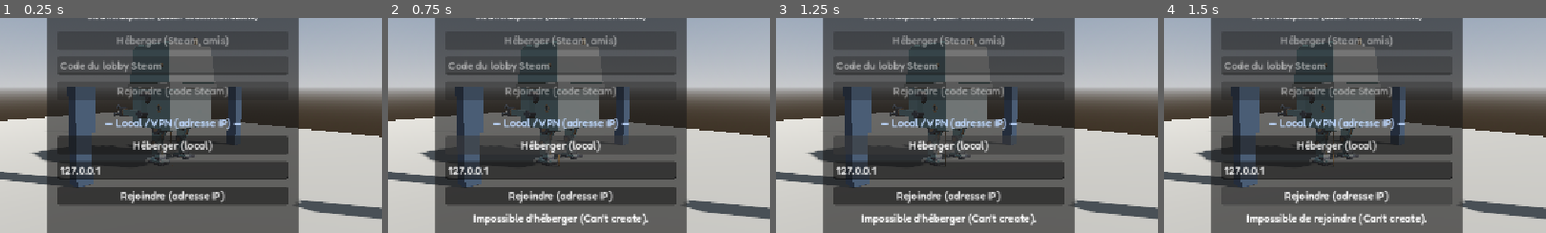
Above: before the commit, frames 1-4 (left to right).
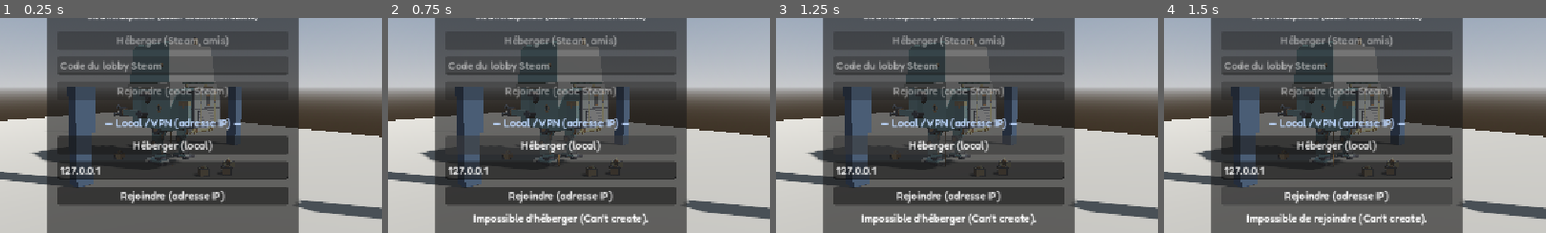
Above: after the commit, the same moments.

Repository: Marchma0/Robot-The-Bot
Game: Godot game, scene res://scenes/main/main.tscn
The game is run twice, just before and just after one commit, with the same random seed, the same clock (stepped at 60 frames per second) and the same inputs.
Inputs:
- Up to frame 1 (0.25 s): no input
- Up to frame 2 (0.75 s): click "Héberger (local)" at 0.5 s
- Up to frame 3 (1.25 s): no input
- Up to frame 4 (1.5 s): click "Rejoindre (adresse IP)" at 1.25 s
The pictures show only the part of the screen within x 27-77%, y 30-80%; the shares and areas given below are measured in that part.

The runs differ from the first frame. In frame 1, 1.7% of the frame differs, in the area x 40-61%, y 30-70%; in frame 2, 1.7%; in frame 3, 1.7%; in frame 4, 1.7%.

Commit message:
M10 : gros sac à dos modulaire, animation de rangement et inventaire synchronisé

Diff:
--- a/scenes/levels/test_ground.tscn
+++ b/scenes/levels/test_ground.tscn
@@ -1,4 +1,6 @@
 [gd_scene format=3]
+
+[ext_resource type="PackedScene" path="res://scenes/props/cargo_crate.tscn" id="1_crate"]
 
 [sub_resource type="ProceduralSkyMaterial" id="ProceduralSkyMaterial_sky"]
 
@@ -96,3 +98,17 @@
 [node name="Pillar12" type="MeshInstance3D" parent="Pillars"]
 transform = Transform3D(1, 0, 0, 0, 1, 0, 0, 0, 1, -17, 3, 17)
 mesh = SubResource("BoxMesh_pillar")
+
+[node name="CargoCrates" type="Node3D" parent="."]
+
+[node name="Crate1" parent="CargoCrates" instance=ExtResource("1_crate")]
+transform = Transform3D(0.939693, 0, 0.34202, 0, 1, 0, -0.34202, 0, 0.939693, 12.2, 0, -3.5)
+
+[node name="Crate2" parent="CargoCrates" instance=ExtResource("1_crate")]
+transform = Transform3D(0.866025, 0, -0.5, 0, 1, 0, 0.5, 0, 0.866025, 13.6, 0, 4.3)
+
+[node name="Crate3" parent="CargoCrates" instance=ExtResource("1_crate")]
+transform = Transform3D(0.984808, 0, 0.173648, 0, 1, 0, -0.173648, 0, 0.984808, 16.3, 0, 4.5)
+
+[node name="Crate4" parent="CargoCrates" instance=ExtResource("1_crate")]
+transform = Transform3D(0.766044, 0, 0.642788, 0, 1, 0, -0.642788, 0, 0.766044, 15.0, 0, 5.2)
--- a/scenes/mecha/mecha.tscn
+++ b/scenes/mecha/mecha.tscn
@@ -19,6 +19,7 @@
 [ext_resource type="PackedScene" path="res://scenes/mecha/legs.tscn" id="17_legs"]
 [ext_resource type="Script" path="res://scripts/mecha/qte_sequence.gd" id="18_qte"]
 [ext_resource type="PackedScene" path="res://scenes/mecha/controls/leg_dashboard.tscn" id="19_dash"]
+[ext_resource type="PackedScene" path="res://scenes/mecha/props/backpack.tscn" id="20_backpack"]
 
 [sub_resource type="ShaderMaterial" id="ShaderMaterial_tv"]
 shader = ExtResource("10_tv")
@@ -450,6 +451,9 @@
 
 [node name="InteriorHead" parent="." instance=ExtResource("14_head")]
 
+[node name="Backpack" parent="." instance=ExtResource("20_backpack")]
+transform = Transform3D(1, 0, 0, 0, 1, 0, 0, 0, 1, 0, 2.55, 2.1)
+
 [node name="Props" type="Node3D" parent="."]
 
 [node name="PropsSpawner" type="MultiplayerSpawner" parent="."]
--- /dev/null
+++ b/scenes/mecha/props/backpack.tscn
@@ -0,0 +1,72 @@
+[gd_scene format=3]
+
+[ext_resource type="Script" path="res://scripts/mecha/backpack.gd" id="1_backpack"]
+[ext_resource type="PackedScene" path="res://assets/models/props/backpack.glb" id="2_body_glb"]
+[ext_resource type="PackedScene" path="res://assets/models/props/backpack_lid.glb" id="3_lid_glb"]
+
+[sub_resource type="BoxMesh" id="BoxMesh_gauge"]
+size = Vector3(0.38, 0.64, 0.025)
+
+[sub_resource type="BoxShape3D" id="BoxShape3D_body"]
+size = Vector3(3.2, 2.52, 1.2)
+
+[sub_resource type="BoxShape3D" id="BoxShape3D_catch"]
+size = Vector3(3.5, 2.9, 1.6)
+
+[sub_resource type="SceneReplicationConfig" id="SceneReplicationConfig_backpack"]
+properties/0/path = NodePath(".:stored_items")
+properties/0/spawn = true
+properties/0/replication_mode = 2
+
+[node name="Backpack" type="Node3D"]
+script = ExtResource("1_backpack")
+
+[node name="Model" parent="." instance=ExtResource("2_body_glb")]
+
+[node name="LidPivot" type="Node3D" parent="."]
+unique_name_in_owner = true
+transform = Transform3D(1, 0, 0, 0, 1, 0, 0, 0, 1, 0, 2.52, 0.32)
+
+[node name="LidModel" parent="LidPivot" instance=ExtResource("3_lid_glb")]
+
+[node name="CargoPile" type="Node3D" parent="."]
+unique_name_in_owner = true
+transform = Transform3D(1, 0, 0, 0, 1, 0, 0, 0, 1, 0, 1.69, 0.855)
+
+[node name="FlyingItems" type="Node3D" parent="."]
+unique_name_in_owner = true
+
+[node name="GaugeBar" type="MeshInstance3D" parent="."]
+unique_name_in_owner = true
+transform = Transform3D(1, 0, 0, 0, 1, 0, 0, 0, 1, 0, 1.92, 1.483)
+visible = false
+mesh = SubResource("BoxMesh_gauge")
+
+[node name="CounterLabel" type="Label3D" parent="."]
+unique_name_in_owner = true
+transform = Transform3D(1, 0, 0, 0, 1, 0, 0, 0, 1, 0, 2.38, 1.49)
+pixel_size = 0.0035
+text = "0 / 10"
+font_size = 44
+outline_size = 10
+modulate = Color(0.95, 0.88, 0.72, 1)
+
+[node name="Body" type="AnimatableBody3D" parent="."]
+sync_to_physics = false
+
+[node name="CollisionShape3D" type="CollisionShape3D" parent="Body"]
+transform = Transform3D(1, 0, 0, 0, 1, 0, 0, 0, 1, 0, 1.26, 0.85)
+shape = SubResource("BoxShape3D_body")
+
+[node name="CatchZone" type="Area3D" parent="."]
+unique_name_in_owner = true
+collision_layer = 0
+collision_mask = 9
+monitorable = false
+
+[node name="CollisionShape3D" type="CollisionShape3D" parent="CatchZone"]
+transform = Transform3D(1, 0, 0, 0, 1, 0, 0, 0, 1, 0, 1.55, 0.9)
+shape = SubResource("BoxShape3D_catch")
+
+[node name="MultiplayerSynchronizer" type="MultiplayerSynchronizer" parent="."]
+replication_config = SubResource("SceneReplicationConfig_backpack")
--- /dev/null
+++ b/scenes/props/cargo_crate.tscn
@@ -0,0 +1,34 @@
+[gd_scene format=3]
+
+[ext_resource type="Script" path="res://scripts/props/cargo_crate.gd" id="1_crate"]
+[ext_resource type="Script" path="res://scripts/props/cargo_crate_handle.gd" id="2_handle"]
+[ext_resource type="PackedScene" path="res://assets/models/props/cargo_crate.glb" id="3_model"]
+
+[sub_resource type="BoxShape3D" id="BoxShape3D_body"]
+size = Vector3(0.68, 0.66, 0.68)
+
+[sub_resource type="BoxShape3D" id="BoxShape3D_pick"]
+size = Vector3(0.84, 0.82, 0.84)
+
+[node name="CargoCrate" type="RigidBody3D"]
+collision_layer = 9
+mass = 2.0
+script = ExtResource("1_crate")
+
+[node name="CollisionShape3D" type="CollisionShape3D" parent="."]
+transform = Transform3D(1, 0, 0, 0, 1, 0, 0, 0, 1, 0, 0.33, 0)
+shape = SubResource("BoxShape3D_body")
+
+[node name="Model" parent="." instance=ExtResource("3_model")]
+unique_name_in_owner = true
+
+[node name="Handle" type="Area3D" parent="." node_paths=PackedStringArray("crate")]
+script = ExtResource("2_handle")
+display_name = "Caisse de minerai"
+reach = 5.5
+show_debug = false
+crate = NodePath("..")
+
+[node name="CollisionShape3D" type="CollisionShape3D" parent="Handle"]
+transform = Transform3D(1, 0, 0, 0, 1, 0, 0, 0, 1, 0, 0.36, 0)
+shape = SubResource("BoxShape3D_pick")
--- a/scripts/interaction/interactor.gd
+++ b/scripts/interaction/interactor.gd
@@ -158,6 +158,9 @@
 		_poop_wait = 0.0
 		_poop.request_pick.rpc_id(1)
 		button_pressed.emit()
+	elif _target is CargoCrateHandle and (press or grab) and free_hands:
+		(_target as CargoCrateHandle).crate.request_collect.rpc_id(1)
+		button_pressed.emit()
 	elif _target is PushButton and (press or grab):
 		(_target as PushButton).request_press.rpc_id(1)
 		button_pressed.emit()
--- /dev/null
+++ b/scripts/mecha/backpack.gd
@@ -0,0 +1,273 @@
+class_name Backpack
+extends Node3D
+## Gros sac à dos du mécha (M10 — Inventaire), fixé dans le dos du ventre.
+## Reçoit automatiquement les objets attrapés (grappin M9, caisses de ravitaillement,
+## ou objets lancés dans son ouverture) avec une animation de rangement :
+## le couvercle s'ouvre, l'objet décrit un arc par-dessus l'épaule jusque dans le sac,
+## le tas intérieur et la jauge arrière montent, puis le couvercle se referme.
+##
+## Réseau : l'hôte est seul autoritaire sur `stored_items` (répliqué par MultiplayerSynchronizer)
+## et déclenche l'animation chez tous les peers via `play_store_animation` (aucune position
+## d'animation envoyée en continu).
+
+signal item_stored(item_kind: String, total_count: int)
+
+const CRATE_MODEL: PackedScene = preload("res://assets/models/props/cargo_crate.glb")
+const LID_OPEN_ANGLE: float = -deg_to_rad(72.0)
+const PHASE_RISE_END: float = 0.52
+const PHASE_DROP_END: float = 0.92
+const SHOULDER_LOCAL_POS: Vector3 = Vector3(-0.95, 3.15, 0.45)
+const HOVER_LOCAL_POS: Vector3 = Vector3(0.0, 3.35, 0.88)
+const WELL_BASE_POS: Vector3 = Vector3(0.0, 1.72, 0.88)
+const WELL_TOP_POS: Vector3 = Vector3(0.0, 2.32, 0.88)
+const GAUGE_HEIGHT: float = 0.64
+
+## Capacité maximale du sac à dos (nombre d'objets).
+@export var max_capacity: int = 10
+## Vitesse d'ouverture / fermeture du couvercle (rad/s).
+@export var lid_speed: float = 7.5
+
+## Liste des types d'objets rangés ("crate", "ore", "poop", "poop_gold"…). Autorité : hôte.
+var stored_items: PackedStringArray = PackedStringArray():
+	set(value):
+		stored_items = value
+		if is_node_ready():
+			_refresh_inventory_visuals()
+
+var _lid_open_timer: float = 0.0
+var _lid_angle: float = 0.0
+var _pile_bounce: float = 0.0
+var _flights: Array[Dictionary] = []
+var _gauge_mat: StandardMaterial3D
+
+@onready var _lid_pivot: Node3D = %LidPivot
+@onready var _cargo_pile: Node3D = %CargoPile
+@onready var _flying_items: Node3D = %FlyingItems
+@onready var _gauge_bar: MeshInstance3D = %GaugeBar
+@onready var _counter_label: Label3D = %CounterLabel
+@onready var _catch_zone: Area3D = %CatchZone
+
+
+func _ready() -> void:
+	add_to_group(&"backpacks")
+	_setup_gauge_material()
+	_catch_zone.body_entered.connect(_on_catch_zone_body_entered)
+	NetworkManager.session_ended.connect(_on_session_ended)
+	_refresh_inventory_visuals()
+
+
+func _physics_process(delta: float) -> void:
+	if _lid_open_timer > 0.0:
+		_lid_open_timer = maxf(0.0, _lid_open_timer - delta)
+	var target_angle: float = LID_OPEN_ANGLE if (_lid_open_timer > 0.0 or not _flights.is_empty()) else 0.0
+	_lid_angle = move_toward(_lid_angle, target_angle, lid_speed * delta)
+	_lid_pivot.rotation.x = _lid_angle
+
+	if _pile_bounce > 0.0:
+		_pile_bounce = maxf(0.0, _pile_bounce - delta * 3.5)
+		var pulse: float = 1.0 + 0.14 * sin(_pile_bounce * PI)
+		_cargo_pile.scale = Vector3(1.0, pulse, 1.0)
+	else:
+		_cargo_pile.scale = Vector3.ONE
+
+	_update_flights(delta)
+
+
+## Vrai si le sac à dos est plein.
+func is_full() -> bool:
+	return stored_items.size() >= max_capacity
+
+
+## Nombre d'objets actuellement stockés dans le sac.
+func get_item_count() -> int:
+	return stored_items.size()
+
+
+## Range un nœud du monde dans le sac (appelé sur l'hôte par le grappin M9, une caisse, ou la zone de capture).
+## Renvoie vrai si l'objet a été accepté et rangé.
+func store_node(item: Node3D, item_kind: String = "crate") -> bool:
+	if not multiplayer.is_server():
+		return false
+	if item == null or not is_instance_valid(item) or is_full():
+		return false
+	var start_local_pos: Vector3 = to_local(item.global_position)
+	var start_local_rot: Vector3 = item.rotation
+	var next_items: PackedStringArray = stored_items.duplicate()
+	next_items.append(item_kind)
+	stored_items = next_items
+	if item is Poop:
+		(item as Poop).set("_thrown", false)
+	item.queue_free()
+	play_store_animation.rpc(item_kind, start_local_pos, start_local_rot)
+	item_stored.emit(item_kind, stored_items.size())
+	return true
+
+
+## Vide le sac à dos (autoritaire sur l'hôte).
+func clear_inventory() -> void:
+	if not multiplayer.is_server():
+		return
+	stored_items = PackedStringArray()
+
+
+## Joué chez tous les peers quand l'hôte valide le rangement d'un objet.
+@rpc("authority", "call_local", "reliable")
+func play_store_animation(item_kind: String, start_local_pos: Vector3, start_local_rot: Vector3) -> void:
+	_lid_open_timer = maxf(_lid_open_timer, PHASE_DROP_END + 0.38)
+	var proxy: Node3D = _build_item_visual(item_kind)
+	_flying_items.add_child(proxy)
+	proxy.position = start_local_pos
+	proxy.rotation = start_local_rot
+	# Si l'objet part de la gauche ou de l'avant du mécha (cas du grappin M9), il passe par l'épaule gauche.
+	var shoulder: Vector3 = SHOULDER_LOCAL_POS
+	if start_local_pos.x > 0.3:
+		shoulder.x = -SHOULDER_LOCAL_POS.x
+	_flights.append({
+		"node": proxy,
+		"start_pos": start_local_pos,
+		"shoulder_pos": shoulder,
+		"start_rot": start_local_rot,
+		"time": 0.0,
+	})
+
+
+func _update_flights(delta: float) -> void:
+	var i: int = _flights.size() - 1
+	while i >= 0:
+		var flight: Dictionary = _flights[i]
+		var node: Node3D = flight["node"] as Node3D
+		if not is_instance_valid(node):
+			_flights.remove_at(i)
+			i -= 1
+			continue
+		var t: float = (flight["time"] as float) + delta
+		flight["time"] = t
+		var start_pos: Vector3 = flight["start_pos"] as Vector3
+		var shoulder_pos: Vector3 = flight["shoulder_pos"] as Vector3
+		var start_rot: Vector3 = flight["start_rot"] as Vector3
+
+		if t < PHASE_RISE_END:
+			var u: float = clampf(t / PHASE_RISE_END, 0.0, 1.0)
+			var s: float = u * u * (3.0 - 2.0 * u)
+			# Courbe de Bézier quadratique : départ -> épaule -> juste au-dessus du puits ouvert.
+			var p0: Vector3 = start_pos.lerp(shoulder_pos, s)
+			var p1: Vector3 = shoulder_pos.lerp(HOVER_LOCAL_POS, s)
+			node.position = p0.lerp(p1, s)
+			node.rotation = start_rot + Vector3(0.8 * s, 1.4 * s, 0.4 * s)
+			node.scale = Vector3.ONE
+		elif t < PHASE_DROP_END:
+			var u: float = clampf((t - PHASE_RISE_END) / (PHASE_DROP_END - PHASE_RISE_END), 0.0, 1.0)
+			var ease_in: float = u * u
+			var fill_ratio: float = clampf(float(stored_items.size()) / float(maxf(1, max_capacity)), 0.0, 1.0)
+			var target_well: Vector3 = WELL_BASE_POS.lerp(WELL_TOP_POS, fill_ratio * 0.75)
+			node.position = HOVER_LOCAL_POS.lerp(target_well, ease_in)
+			node.rotation = start_rot + Vector3(0.8 + 1.2 * u, 1.4 + 1.0 * u, 0.4)
+			node.scale = Vector3.ONE * lerpf(1.0, 0.72, u)
+		else:
+			node.queue_free()
+			_flights.remove_at(i)
+			_pile_bounce = 1.0
+			_refresh_inventory_visuals()
+		i -= 1
+
+
+func _refresh_inventory_visuals() -> void:
+	var count: int = stored_items.size()
+	var ratio: float = clampf(float(count) / float(maxf(1, max_capacity)), 0.0, 1.0)
+
+	# 1. Jauge lumineuse à l'arrière du sac
+	if _gauge_bar != null:
+		_gauge_bar.visible = count > 0
+		var h: float = maxf(0.02, GAUGE_HEIGHT * ratio)
+		_gauge_bar.scale = Vector3(1.0, maxf(0.03, ratio), 1.0)
+		_gauge_bar.position.y = 1.60 + h * 0.5
+		if _gauge_mat != null:
+			var col: Color = Color(0.25, 0.82, 0.35).lerp(Color(0.95, 0.62, 0.18), ratio)
+			_gauge_mat.albedo_color = col
+			_gauge_mat.emission = col
+
+	# 2. Compteur sur le sac
+	if _counter_label != null:
+		_counter_label.text = "%d / %d" % [count, max_capacity]
+
+	# 3. Tas d'objets visible à l'intérieur du puits quand le couvercle s'ouvre
+	if _cargo_pile != null:
+		for child: Node in _cargo_pile.get_children():
+			child.queue_free()
+		var slots: Array[Vector3] = [
+			Vector3(-0.72, 0.0, -0.18),
+			Vector3(0.0, 0.0, 0.08),
+			Vector3(0.72, 0.0, -0.14),
+			Vector3(-0.42, 0.22, 0.14),
+			Vector3(0.42, 0.22, 0.10),
+			Vector3(-0.75, 0.38, -0.05),
+			Vector3(0.0, 0.42, -0.12),
+			Vector3(0.70, 0.40, 0.06),
+			Vector3(-0.36, 0.56, 0.05),
+			Vector3(0.36, 0.58, -0.04),
+		]
+		var shown: int = mini(count, slots.size())
+		for idx: int in range(shown):
+			var kind: String = stored_items[idx]
+			var item_vis: Node3D = _build_item_visual(kind)
+			item_vis.scale = Vector3.ONE * 0.68
+			item_vis.position = slots[idx]
+			item_vis.rotation = Vector3(0.08 * float((idx % 3) - 1), 0.55 * float(idx), 0.06 * float(idx % 2))
+			_cargo_pile.add_child(item_vis)
+
+
+func _build_item_visual(item_kind: String) -> Node3D:
+	if item_kind == "poop" or item_kind == "poop_gold":
+		var holder: Node3D = Node3D.new()
+		var mesh_inst: MeshInstance3D = MeshInstance3D.new()
+		var sphere: SphereMesh = SphereMesh.new()
+		sphere.radius = 0.22
+		sphere.height = 0.38
+		mesh_inst.mesh = sphere
+		var mat: StandardMaterial3D = StandardMaterial3D.new()
+		if item_kind == "poop_gold":
+			mat.albedo_color = Color(1.0, 0.78, 0.2)
+			mat.metallic = 1.0
+			mat.roughness = 0.2
+			mat.emission_enabled = true
+			mat.emission = Color(1.0, 0.7, 0.2)
+		else:
+			mat.albedo_color = Color(0.36, 0.22, 0.11)
+			mat.roughness = 0.85
+		mesh_inst.material_override = mat
+		holder.add_child(mesh_inst)
+		return holder
+	return CRATE_MODEL.instantiate() as Node3D
+
+
+func _setup_gauge_material() -> void:
+	_gauge_mat = StandardMaterial3D.new()
+	_gauge_mat.albedo_color = Color(0.25, 0.82, 0.35)
+	_gauge_mat.roughness = 0.35
+	_gauge_mat.emission_enabled = true
+	_gauge_mat.emission = Color(0.25, 0.82, 0.35)
+	_gauge_mat.emission_energy_multiplier = 0.65
+	if _gauge_bar != null:
+		_gauge_bar.material_override = _gauge_mat
+
+
+func _on_catch_zone_body_entered(body: Node) -> void:
+	if not multiplayer.is_server() or is_full():
+		return
+	if body is Poop:
+		var poop: Poop = body as Poop
+		if poop.holder_peer_id == 0:
+			store_node(poop, "poop_gold" if poop.golden else "poop")
+	elif body is CargoCrate:
+		var crate: CargoCrate = body as CargoCrate
+		store_node(crate, crate.item_kind)
+
+
+func _on_session_ended(_reason: String) -> void:
+	stored_items = PackedStringArray()
+	_lid_open_timer = 0.0
+	for flight: Dictionary in _flights:
+		var node: Node3D = flight["node"] as Node3D
+		if is_instance_valid(node):
+			node.queue_free()
+	_flights.clear()
--- /dev/null
+++ b/scripts/props/cargo_crate.gd
@@ -0,0 +1,68 @@
+class_name CargoCrate
+extends RigidBody3D
+## Caisse de ravitaillement / minerai (M10 — Inventaire).
+## Peut être attrapée par le grappin (M9), lancée dans l'ouverture du sac à dos,
+## ou envoyée dans le sac à dos en interagissant avec elle à proximité du robot.
+##
+## Réseau : l'hôte valide la collecte et déclenche `Backpack.store_node`, qui supprime
+## la caisse et lance l'animation de rangement synchronisée chez tous les peers.
+
+## Distance max (m) entre un nain et la caisse pour la ranger directement.
+const COLLECT_REACH: float = 5.5
+## Distance max (m) entre la caisse et le sac à dos du robot.
+const BACKPACK_REACH: float = 14.0
+
+## Identifiant du type d'objet stocké dans le sac.
+@export var item_kind: String = "crate"
+
+@onready var _model: Node3D = %Model
+
+
+func _ready() -> void:
+	add_to_group(&"storable_items")
+	freeze_mode = RigidBody3D.FREEZE_MODE_KINEMATIC
+	freeze = true
+
+
+## Demande d'un joueur pour ranger cette caisse dans le sac à dos du robot.
+@rpc("any_peer", "call_local", "reliable")
+func request_collect() -> void:
+	if not multiplayer.is_server():
+		return
+	var sender: int = multiplayer.get_remote_sender_id()
+	var dwarves: Array[Node] = get_tree().get_nodes_in_group(&"dwarves")
+	if not dwarves.is_empty():
+		var dwarf: Node3D = _find_dwarf(sender)
+		if dwarf == null or dwarf.global_position.distance_to(global_position) > COLLECT_REACH:
+			return
+	var backpack: Backpack = _find_nearest_backpack()
+	if backpack == null:
+		return
+	if backpack.global_position.distance_to(global_position) > BACKPACK_REACH:
+		return
+	backpack.store_node(self, item_kind)
+
+
+func get_model() -> Node3D:
+	return _model
+
+
+func _find_dwarf(peer_id: int) -> Node3D:
+	for node: Node in get_tree().get_nodes_in_group(&"dwarves"):
+		if node.name == str(peer_id):
+			return node as Node3D
+	return null
+
+
+func _find_nearest_backpack() -> Backpack:
+	var best: Backpack = null
+	var best_dist: float = INF
+	for node: Node in get_tree().get_nodes_in_group(&"backpacks"):
+		var bp: Backpack = node as Backpack
+		if bp == null or bp.is_full():
+			continue
+		var d: float = bp.global_position.distance_to(global_position)
+		if d < best_dist:
+			best_dist = d
+			best = bp
+	return best
--- /dev/null
+++ b/scripts/props/cargo_crate_handle.gd
@@ -0,0 +1,18 @@
+class_name CargoCrateHandle
+extends Interactable
+## Zone visée pour ranger une caisse de ravitaillement dans le sac à dos (enfant de CargoCrate).
+
+@export var crate: CargoCrate
+
+
+func get_hints() -> Array[InputHint]:
+	return [InputHint.make(&"interact", &"hand_grab")]
+
+
+func _get_highlight_meshes() -> Array[GeometryInstance3D]:
+	var meshes: Array[GeometryInstance3D] = []
+	if crate == null:
+		return meshes
+	for node: Node in crate.find_children("*", "MeshInstance3D", true, false):
+		meshes.append(node as GeometryInstance3D)
+	return meshes
--- /dev/null
+++ b/tests/sandbox_backpack.gd
@@ -0,0 +1,101 @@
+extends Node3D
+## Bac à sable M10 : sac à dos et inventaire synchronisé du mécha (sans réseau, on est l'hôte).
+## Scénario automatique : dépose successivement 4 objets dans le sac à dos (dont un depuis la
+## pince du grappin à l'avant gauche), vérifie l'ouverture du couvercle, la trajectoire en arc,
+## le remplissage du puits intérieur et de la jauge arrière, puis enregistre 4 captures dans
+## build/views/backpack_<nom>.png.
+
+const CRATE_SCENE: PackedScene = preload("res://scenes/props/cargo_crate.tscn")
+const SPAWN_OFFSETS: Array[Vector3] = [
+	Vector3(-2.9, 1.8, -2.4),
+	Vector3(-1.8, 0.0, 4.4),
+	Vector3(1.6, 0.0, 4.5),
+	Vector3(0.0, 0.0, 5.2),
+]
+
+@export var quit_when_done: bool = true
+
+var _time: float = 0.0
+var _crates: Array[CargoCrate] = []
+var _next_store_index: int = 0
+var _next_store_time: float = 0.55
+var _shots_done: Dictionary = {}
+var _finish_time: float = -1.0
+
+@onready var _mecha: Node3D = $Mecha
+@onready var _backpack: Backpack = $Mecha/Backpack
+@onready var _cam_back: Camera3D = $CamBack
+@onready var _cam_top_well: Camera3D = $CamTopWell
+
+
+func _ready() -> void:
+	DirAccess.make_dir_recursive_absolute(ProjectSettings.globalize_path("res://build/views"))
+	_backpack.item_stored.connect(_on_item_stored)
+	for offset: Vector3 in SPAWN_OFFSETS:
+		var crate: CargoCrate = CRATE_SCENE.instantiate() as CargoCrate
+		add_child(crate)
+		crate.global_position = _mecha.global_transform * offset
+		_crates.append(crate)
+	_place_cameras()
+
+
+func _physics_process(delta: float) -> void:
+	_time += delta
+	_place_cameras()
+
+	if _time >= 0.25:
+		_shoot("0_ferme", _cam_back)
+
+	if _next_store_index < _crates.size() and _time >= _next_store_time:
+		var crate: CargoCrate = _crates[_next_store_index]
+		_next_store_index += 1
+		_next_store_time = _time + 1.05
+		crate.request_collect()
+		if _next_store_index == _crates.size():
+			_finish_time = _time + 1.85
+
+	# Pendant le 1er dépôt : capture de l'arc par-dessus l'épaule avec le couvercle ouvert
+	if _next_store_index == 1 and _time >= 0.92:
+		_shoot("1_ouverture_arc", _cam_back)
+
+	# Pendant le 3e dépôt : vue plongeante dans le puits ouvert avec le tas d'objets à l'intérieur
+	if _next_store_index >= 3 and _time >= 3.05:
+		_shoot("2_puits_interieur", _cam_top_well)
+
+	# Une fois les 4 objets rangés et le couvercle refermé : vue arrière de la jauge remplie
+	if _finish_time > 0.0 and _time >= _finish_time - 0.25:
+		_shoot("3_jauge_remplie", _cam_back)
+
+	if _finish_time > 0.0 and _time >= _finish_time:
+		print("[%.2f s] fin sandbox_backpack : %d/%d objets stockés" % [
+			_time, _backpack.get_item_count(), _backpack.max_capacity
+		])
+		if quit_when_done:
+			get_tree().quit()
+
+
+func _on_item_stored(item_kind: String, total_count: int) -> void:
+	print("[%.2f s] objet rangé (%s) -> inventaire %d/%d" % [
+		_time, item_kind, total_count, _backpack.max_capacity
+	])
+
+
+func _place_cameras() -> void:
+	var xf: Transform3D = _mecha.global_transform
+	var back_target: Vector3 = xf * Vector3(0.0, 4.1, 2.9)
+	_cam_back.global_position = xf * Vector3(-2.6, 4.8, 8.2)
+	_cam_back.look_at(back_target, Vector3.UP)
+
+	var well_target: Vector3 = xf * Vector3(0.0, 4.35, 2.95)
+	_cam_top_well.global_position = xf * Vector3(1.9, 7.6, 6.2)
+	_cam_top_well.look_at(well_target, Vector3.UP)
+
+
+func _shoot(shot_name: String, camera: Camera3D) -> void:
+	if _shots_done.has(shot_name):
+		return
+	_shots_done[shot_name] = true
+	camera.current = true
+	await RenderingServer.frame_post_draw
+	await RenderingServer.frame_post_draw
+	get_viewport().get_texture().get_image().save_png("res://build/views/backpack_%s.png" % shot_name)
--- /dev/null
+++ b/tests/sandbox_backpack.tscn
@@ -0,0 +1,19 @@
+[gd_scene format=3]
+
+[ext_resource type="Script" path="res://tests/sandbox_backpack.gd" id="1_sandbox"]
+[ext_resource type="PackedScene" path="res://scenes/levels/test_ground.tscn" id="2_ground"]
+[ext_resource type="PackedScene" path="res://scenes/mecha/mecha.tscn" id="3_mecha"]
+
+[node name="SandboxBackpack" type="Node3D"]
+script = ExtResource("1_sandbox")
+
+[node name="TestGround" parent="." instance=ExtResource("2_ground")]
+
+[node name="Mecha" parent="." instance=ExtResource("3_mecha")]
+
+[node name="CamBack" type="Camera3D" parent="."]
+fov = 55.0
+current = true
+
+[node name="CamTopWell" type="Camera3D" parent="."]
+fov = 52.0
Binary file added: assets/models/props/backpack.glb
Not shown, added: assets/models/props/backpack.glb.import
Binary file added: assets/models/props/backpack_lid.glb
Not shown, added: assets/models/props/backpack_lid.glb.import
Binary file added: assets/models/props/cargo_crate.glb
Not shown, added: assets/models/props/cargo_crate.glb.import
Not shown, added: scripts/mecha/backpack.gd.uid
Not shown, added: scripts/props/cargo_crate.gd.uid
Not shown, added: scripts/props/cargo_crate_handle.gd.uid
Not shown, added: tests/sandbox_backpack.gd.uid
Not shown, changed: AGENTS.md
Not shown, added: blender/props/backpack.blend
(and 3 more such lines)
